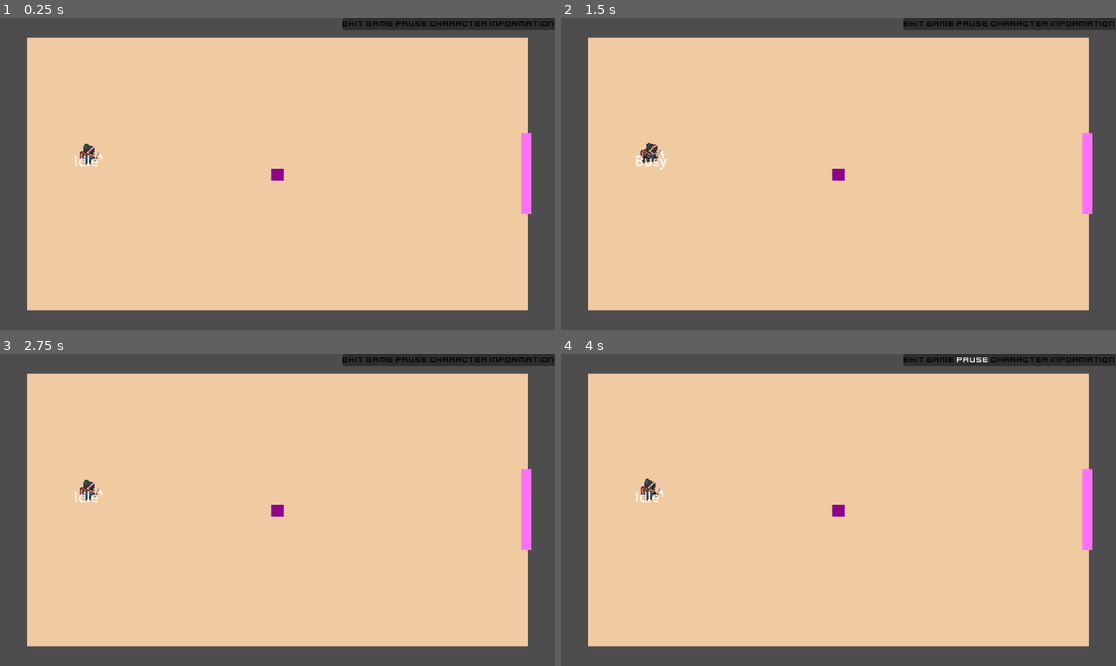
Above: before the commit, frames 1-4 (two rows, left to right).
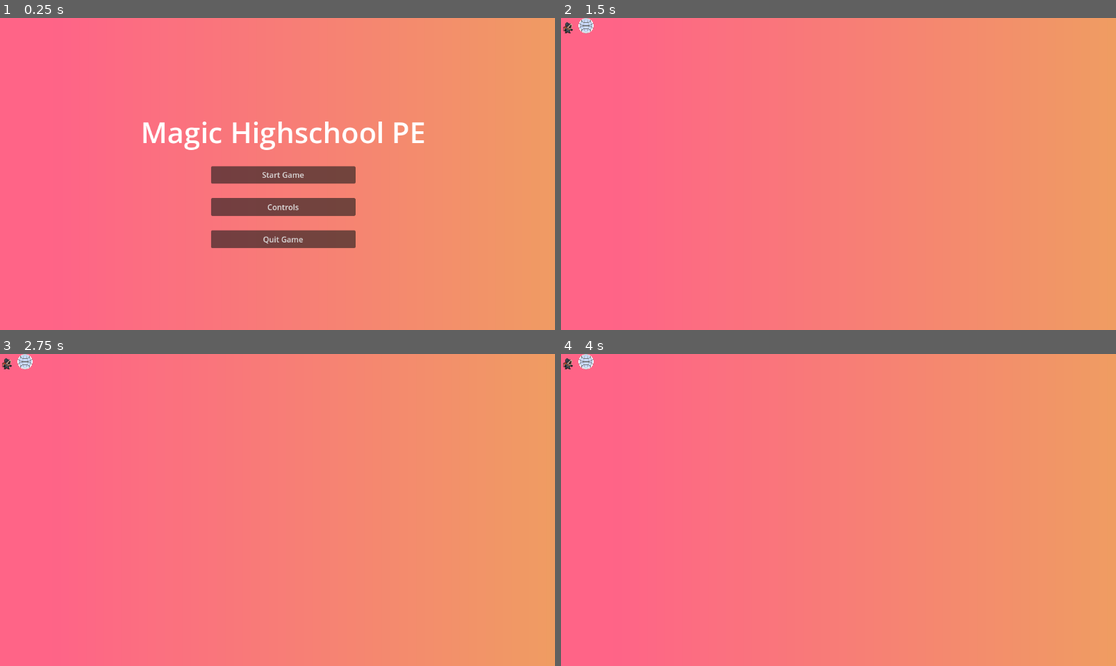
Above: after the commit, the same moments.

Repository: mabanana/MagicPE
Game: Godot game, scene res://Scenes/Menus/Main.tscn
Same seed, same stepped clock (60 frames per second), same inputs: the game is played once before the commit and once after it.
Inputs (mouse positions are in pixels of both pictures, inside the frame that each line leads up to):
- Up to frame 1 (0.25 s): no input
- Up to frame 2 (1.5 s): click (844, 205) at 0.5 s, where only the run after the commit has a clickable "Controls"; click (844, 174) at 1.25 s, where only the run after the commit has a clickable "Start Game"
- Up to frame 3 (2.75 s): click (5, 360) at 2.02 s
- Up to frame 4 (4 s): click (1054, 360) at 2.75 s, where only the run before the commit has a clickable "Character Information"; click (971, 360) at 3.5 s, where only the run before the commit has a clickable "Pause"

The runs differ from the first frame. In frame 1, 100% of the frame differs, in the area x 0-100%, y 0-100%; in frame 2, 100%; in frame 3, 100%; in frame 4, 100%.

Commit message:
Added Main Menu and Instancing

Diff:
--- /dev/null
+++ b/Assets/UI/GradientTexture.tres
@@ -0,0 +1,8 @@
+[gd_resource type="GradientTexture2D" load_steps=2 format=3 uid="uid://dj33aulbuedfk"]
+
+[sub_resource type="Gradient" id="Gradient_8nlb5"]
+offsets = PackedFloat32Array(0.0903226, 1)
+colors = PackedColorArray(1, 0.392157, 0.533333, 1, 0.941176, 0.611765, 0.388235, 1)
+
+[resource]
+gradient = SubResource("Gradient_8nlb5")
--- /dev/null
+++ b/Resources/AllCharAndModes.tres
@@ -0,0 +1,10 @@
+[gd_resource type="Resource" script_class="ResourceDict" load_steps=4 format=3 uid="uid://b8n2fxty2jrs4"]
+
+[ext_resource type="Script" path="res://Scripts/Resources/ResourceDict.gd" id="1_2gt2d"]
+[ext_resource type="Resource" uid="uid://bddl1wxkt3kxm" path="res://Resources/BackpackMan.tres" id="1_o8wot"]
+[ext_resource type="Resource" uid="uid://bcw6qgywnh5sj" path="res://Resources/Soccer.tres" id="2_hgc64"]
+
+[resource]
+script = ExtResource("1_2gt2d")
+characters = Array[Resource("res://Scripts/Resources/CharacterResource.gd")]([ExtResource("1_o8wot")])
+game_modes = Array[Resource("res://Scripts/Resources/GameMode.gd")]([ExtResource("2_hgc64")])
--- a/Resources/BackpackMan.tres
+++ b/Resources/BackpackMan.tres
@@ -1,11 +1,13 @@
-[gd_resource type="Resource" script_class="CharacterResource" load_steps=4 format=3 uid="uid://bddl1wxkt3kxm"]
+[gd_resource type="Resource" script_class="CharacterResource" load_steps=5 format=3 uid="uid://bddl1wxkt3kxm"]
 
 [ext_resource type="Script" path="res://Scripts/Resources/CharacterResource.gd" id="1_w5b5d"]
 [ext_resource type="PackedScene" uid="uid://cu1i4mg6turmk" path="res://Scenes/Components/backpack_man_animation_tree.tscn" id="1_wnqxm"]
 [ext_resource type="PackedScene" uid="uid://dy8wxelhw7hmu" path="res://Scenes/Components/trickster_component.tscn" id="2_j0s5l"]
+[ext_resource type="Texture2D" uid="uid://vcyuic2sqqw0" path="res://Assets/Sprites/reaper_icon.png" id="3_anfv2"]
 
 [resource]
 script = ExtResource("1_w5b5d")
 name = "Backpack Man"
 character_component = ExtResource("2_j0s5l")
 animation_tree = ExtResource("1_wnqxm")
+icon = ExtResource("3_anfv2")
--- a/Resources/Soccer.tres
+++ b/Resources/Soccer.tres
@@ -1,8 +1,9 @@
-[gd_resource type="Resource" script_class="GameMode" load_steps=5 format=3 uid="uid://bcw6qgywnh5sj"]
+[gd_resource type="Resource" script_class="GameMode" load_steps=6 format=3 uid="uid://bcw6qgywnh5sj"]
 
 [ext_resource type="PackedScene" uid="uid://dywh1r04mpf0h" path="res://Scenes/Components/soccer_component.tscn" id="1_8neqe"]
 [ext_resource type="Script" path="res://Scripts/Resources/GameMode.gd" id="1_cn5kc"]
 [ext_resource type="Resource" uid="uid://b5gulcgmgfwu5" path="res://Resources/SoccerBall.tres" id="2_ratat"]
+[ext_resource type="Texture2D" uid="uid://bftht6sy1lt3s" path="res://Assets/Sprites/SoccerBall.png" id="3_fcgtv"]
 [ext_resource type="PackedScene" uid="uid://d0feahrh5khsl" path="res://Scenes/Components/soccer_state_machine.tscn" id="3_vypx5"]
 
 [resource]
@@ -11,3 +12,4 @@
 game_component = ExtResource("1_8neqe")
 state_machine = ExtResource("3_vypx5")
 game_entities = Array[Resource("res://Scripts/Resources/GameEntity.gd")]([ExtResource("2_ratat")])
+icon = ExtResource("3_fcgtv")
--- a/Resources/SoccerBall.tres
+++ b/Resources/SoccerBall.tres
@@ -1,5 +1,6 @@
-[gd_resource type="Resource" script_class="GameEntity" load_steps=3 format=3 uid="uid://b5gulcgmgfwu5"]
+[gd_resource type="Resource" script_class="GameEntity" load_steps=4 format=3 uid="uid://b5gulcgmgfwu5"]
 
+[ext_resource type="Texture2D" uid="uid://bftht6sy1lt3s" path="res://Assets/Sprites/SoccerBall.png" id="1_3klmp"]
 [ext_resource type="Script" path="res://Scripts/Resources/GameEntity.gd" id="1_ld2uv"]
 [ext_resource type="PackedScene" uid="uid://lnfoibag74he" path="res://Scenes/Entities/Ball.tscn" id="1_y3d2s"]
 
@@ -7,3 +8,4 @@
 script = ExtResource("1_ld2uv")
 name = "Soccer Ball"
 scene = ExtResource("1_y3d2s")
+Sprite = ExtResource("1_3klmp")
--- a/Scenes/GameScenes/DefaultGameScene.gd
+++ b/Scenes/GameScenes/DefaultGameScene.gd
@@ -8,7 +8,7 @@
 # Called when the node enters the scene tree for the first time.
 func _ready():
 	game_mode = get_parent().game_mode
-	character = get_parent().character
+	character = get_parent().characters[0]
 
 	var player = backpackman.instantiate()
 	player.game_component_scene = game_mode.game_component
--- a/Scenes/GameScenes/Test1.tscn
+++ b/Scenes/GameScenes/Test1.tscn
@@ -52,6 +52,7 @@
 position = Vector2(-216, -27)
 
 [node name="CanvasLayer" type="CanvasLayer" parent="."]
+visible = false
 
 [node name="Control" type="Control" parent="CanvasLayer"]
 layout_mode = 3
--- /dev/null
+++ b/Scenes/Instances/GameInstance.tscn
@@ -0,0 +1,11 @@
+[gd_scene load_steps=3 format=3 uid="uid://dgokfj5jrgdx"]
+
+[ext_resource type="Script" path="res://Scripts/Resources/TestGameInstance.gd" id="1_jlq0v"]
+[ext_resource type="PackedScene" uid="uid://ib4xlod7bufl" path="res://Scenes/GameScenes/Test1.tscn" id="2_jlmy3"]
+
+[node name="GameInstance" type="Node"]
+process_mode = 1
+script = ExtResource("1_jlq0v")
+game_scene = ExtResource("2_jlmy3")
+
+[connection signal="child_exiting_tree" from="." to="." method="_on_child_exiting_tree"]
--- /dev/null
+++ b/Scenes/Instances/character_select_scene.tscn
@@ -0,0 +1,43 @@
+[gd_scene load_steps=5 format=3 uid="uid://2qjwalx2xb6f"]
+
+[ext_resource type="Script" path="res://Scripts/Defaults/CharacterSelectScene.gd" id="1_7k6io"]
+[ext_resource type="Resource" uid="uid://b8n2fxty2jrs4" path="res://Resources/AllCharAndModes.tres" id="2_yjtyu"]
+[ext_resource type="Texture2D" uid="uid://dj33aulbuedfk" path="res://Assets/UI/GradientTexture.tres" id="3_bglu2"]
+[ext_resource type="PackedScene" uid="uid://bf6jdkwvgdf5b" path="res://Scenes/UI/SelectionGridButton.tscn" id="4_j4fjp"]
+
+[node name="CharacterSelectScene" type="Node2D" node_paths=PackedStringArray("characters_grid", "game_modes_grid", "continue_button")]
+script = ExtResource("1_7k6io")
+char_mode_resource = ExtResource("2_yjtyu")
+grid_item_scene = ExtResource("4_j4fjp")
+characters_grid = NodePath("CanvasLayer/TextureRect/HBoxContainer/CharactersGrid")
+game_modes_grid = NodePath("CanvasLayer/TextureRect/HBoxContainer/GameModesGrid")
+continue_button = NodePath("CanvasLayer/TextureRect/HBoxContainer/ContinueButton")
+
+[node name="CanvasLayer" type="CanvasLayer" parent="."]
+
+[node name="TextureRect" type="TextureRect" parent="CanvasLayer"]
+anchors_preset = 15
+anchor_right = 1.0
+anchor_bottom = 1.0
+grow_horizontal = 2
+grow_vertical = 2
+texture = ExtResource("3_bglu2")
+
+[node name="HBoxContainer" type="HBoxContainer" parent="CanvasLayer/TextureRect"]
+layout_mode = 0
+offset_right = 40.0
+offset_bottom = 40.0
+
+[node name="CharactersGrid" type="GridContainer" parent="CanvasLayer/TextureRect/HBoxContainer"]
+layout_mode = 2
+columns = 2
+
+[node name="GameModesGrid" type="GridContainer" parent="CanvasLayer/TextureRect/HBoxContainer"]
+layout_mode = 2
+columns = 2
+
+[node name="ContinueButton" type="Button" parent="CanvasLayer/TextureRect/HBoxContainer"]
+layout_mode = 2
+text = "Continue"
+
+[connection signal="pressed" from="CanvasLayer/TextureRect/HBoxContainer/ContinueButton" to="." method="_on_continue_button_pressed"]
--- /dev/null
+++ b/Scenes/Main.gd
@@ -0,0 +1,24 @@
+extends Node2D
+class_name MainRoot
+
+@export var game_manager: GameManager
+var is_paused: bool = true
+
+
+func _ready():
+	get_tree().paused = true
+
+
+func _unhandled_key_input(event):
+	print("Main: unhandled input detected, tree paused is ", is_paused)
+	if event.is_action_released("ui_cancel") and game_manager.has_node("GameInstance"):
+		toggle_pause()
+
+func toggle_pause(toggle_to = null):
+	if toggle_to:
+		get_tree().paused = toggle_to
+		is_paused = toggle_to
+	else:
+		get_tree().paused = not get_tree().paused
+		is_paused = get_tree().paused
+	print("GameManager: Pause is toggled to ", is_paused)
--- a/Scenes/Menus/Main.tscn
+++ b/Scenes/Menus/Main.tscn
@@ -1,15 +1,88 @@
-[gd_scene load_steps=5 format=3 uid="uid://dt51w17dqwmnj"]
+[gd_scene load_steps=7 format=3 uid="uid://dt51w17dqwmnj"]
 
-[ext_resource type="Script" path="res://Scripts/Resources/TestGameInstance.gd" id="1_1rq7v"]
-[ext_resource type="PackedScene" uid="uid://ib4xlod7bufl" path="res://Scenes/GameScenes/Test1.tscn" id="2_676c6"]
-[ext_resource type="Resource" uid="uid://bcw6qgywnh5sj" path="res://Resources/Soccer.tres" id="2_n4gt1"]
-[ext_resource type="Resource" uid="uid://bddl1wxkt3kxm" path="res://Resources/BackpackMan.tres" id="3_1vkc7"]
+[ext_resource type="Script" path="res://Scenes/Main.gd" id="1_smpd1"]
+[ext_resource type="Script" path="res://Scripts/Defaults/GameManager.gd" id="2_jkftq"]
+[ext_resource type="PackedScene" uid="uid://dgokfj5jrgdx" path="res://Scenes/Instances/GameInstance.tscn" id="3_petj2"]
+[ext_resource type="PackedScene" uid="uid://2qjwalx2xb6f" path="res://Scenes/Instances/character_select_scene.tscn" id="3_yuvu1"]
+[ext_resource type="Texture2D" uid="uid://dj33aulbuedfk" path="res://Assets/UI/GradientTexture.tres" id="4_im08t"]
+[ext_resource type="Script" path="res://Scenes/Menus/MainMenu.gd" id="5_f1ivd"]
 
-[node name="Main" type="Node2D"]
+[node name="Main" type="Node2D" node_paths=PackedStringArray("game_manager")]
+process_mode = 3
+script = ExtResource("1_smpd1")
+game_manager = NodePath("GameManager")
 
-[node name="GameInstance" type="Node" parent="."]
-script = ExtResource("1_1rq7v")
-game_mode = ExtResource("2_n4gt1")
-character = ExtResource("3_1vkc7")
+[node name="GameManager" type="Node" parent="."]
+script = ExtResource("2_jkftq")
+game_instance_scene = ExtResource("3_petj2")
+character_select_scene = ExtResource("3_yuvu1")
 
-[node name="Test1" parent="GameInstance" instance=ExtResource("2_676c6")]
+[node name="CanvasLayer" type="CanvasLayer" parent="."]
+
+[node name="Panel" type="TextureRect" parent="CanvasLayer"]
+anchors_preset = 15
+anchor_right = 1.0
+anchor_bottom = 1.0
+offset_right = 24.0
+offset_bottom = 24.0
+grow_horizontal = 2
+grow_vertical = 2
+texture = ExtResource("4_im08t")
+script = ExtResource("5_f1ivd")
+
+[node name="PanelContainer" type="Control" parent="CanvasLayer/Panel"]
+layout_mode = 1
+anchors_preset = 8
+anchor_left = 0.5
+anchor_top = 0.5
+anchor_right = 0.5
+anchor_bottom = 0.5
+grow_horizontal = 2
+grow_vertical = 2
+
+[node name="VBoxContainer2" type="VBoxContainer" parent="CanvasLayer/Panel/PanelContainer"]
+layout_mode = 1
+anchors_preset = 8
+anchor_left = 0.5
+anchor_top = 0.5
+anchor_right = 0.5
+anchor_bottom = 0.5
+offset_left = -150.0
+offset_top = -76.5
+offset_right = 150.0
+offset_bottom = 76.5
+grow_horizontal = 2
+grow_vertical = 2
+theme_override_constants/separation = 30
+
+[node name="Label" type="Label" parent="CanvasLayer/Panel/PanelContainer/VBoxContainer2"]
+layout_mode = 2
+theme_override_font_sizes/font_size = 60
+text = "Magic Highschool PE"
+horizontal_alignment = 1
+vertical_alignment = 1
+
+[node name="VBoxContainer" type="VBoxContainer" parent="CanvasLayer/Panel/PanelContainer/VBoxContainer2"]
+custom_minimum_size = Vector2(300, 170)
+layout_mode = 2
+size_flags_horizontal = 4
+theme_override_constants/separation = 30
+
+[node name="Start" type="Button" parent="CanvasLayer/Panel/PanelContainer/VBoxContainer2/VBoxContainer"]
+layout_mode = 2
+size_flags_vertical = 3
+text = "Start Game
+"
+
+[node name="Controls" type="Button" parent="CanvasLayer/Panel/PanelContainer/VBoxContainer2/VBoxContainer"]
+layout_mode = 2
+size_flags_vertical = 3
+text = "Controls"
+
+[node name="Quit" type="Button" parent="CanvasLayer/Panel/PanelContainer/VBoxContainer2/VBoxContainer"]
+layout_mode = 2
+size_flags_vertical = 3
+text = "Quit Game
+"
+
+[connection signal="pressed" from="CanvasLayer/Panel/PanelContainer/VBoxContainer2/VBoxContainer/Start" to="GameManager" method="_on_start_pressed"]
--- /dev/null
+++ b/Scenes/Menus/MainMenu.gd
@@ -0,0 +1,12 @@
+extends TextureRect
+
+
+# Called when the node enters the scene tree for the first time.
+func _ready():
+	pass
+# Called every frame. 'delta' is the elapsed time since the previous frame.
+func _process(delta):
+	if get_tree().paused:
+		show()
+	else:
+		hide()
--- /dev/null
+++ b/Scenes/UI/SelectionGridButton.tscn
@@ -0,0 +1,10 @@
+[gd_scene load_steps=3 format=3 uid="uid://bf6jdkwvgdf5b"]
+
+[ext_resource type="Script" path="res://Scripts/UI/SelectionGridItem.gd" id="1_kla0n"]
+[ext_resource type="Resource" uid="uid://bddl1wxkt3kxm" path="res://Resources/BackpackMan.tres" id="2_t8q3c"]
+
+[node name="TextureButton" type="TextureButton"]
+script = ExtResource("1_kla0n")
+resource = ExtResource("2_t8q3c")
+
+[connection signal="pressed" from="." to="." method="_on_pressed"]
--- /dev/null
+++ b/Scripts/Defaults/CharacterSelectScene.gd
@@ -0,0 +1,45 @@
+extends Node2D
+class_name CharacterSelect
+@export var char_mode_resource: ResourceDict
+@export var grid_item_scene: PackedScene
+
+var all_char: Array[CharacterResource]
+var all_modes: Array[GameMode]
+var selected_mode: GameMode
+var selected_chars: Array[CharacterResource]
+
+@export var characters_grid: GridContainer
+@export var game_modes_grid: GridContainer
+@export var continue_button: Button
+
+func _ready():
+	continue_button.hide()
+	all_modes = char_mode_resource.game_modes
+	all_char = char_mode_resource.characters
+	for mode in all_modes:
+		var new_item = grid_item_scene.instantiate()
+		new_item.resource = mode
+		game_modes_grid.add_child(new_item)
+	for char in all_char:
+		var new_item = grid_item_scene.instantiate()
+		new_item.resource = char
+		characters_grid.add_child(new_item)
+
+func select(resource: Resource):
+	if resource is GameMode:
+		selected_mode = resource
+		print("CharacterSelect: ", resource.name, " added to mode selection")
+	elif resource is CharacterResource:
+		if resource not in selected_chars:
+			selected_chars.append(resource)
+			print("CharacterSelect: ", resource.name, " added to character selection")
+	print("CharacterSelect: selected mode,chars = ", selected_mode, selected_chars)
+# Called every frame. 'delta' is the elapsed time since the previous frame.
+func _process(delta):
+	if selected_mode and len(selected_chars) > 0:
+		continue_button.show()
+
+
+func _on_continue_button_pressed():
+	get_parent().create_game_instance(selected_chars, selected_mode)
+	queue_free()
--- /dev/null
+++ b/Scripts/Defaults/GameManager.gd
@@ -0,0 +1,21 @@
+extends Node
+class_name GameManager
+
+@export var game_instance_scene: PackedScene
+@export var character_select_scene: PackedScene
+
+func create_game_instance(characters:Array[CharacterResource], game_mode:GameMode):
+	var game_instance = game_instance_scene.instantiate()
+	game_instance.game_mode = game_mode
+	game_instance.characters = characters
+	add_child(game_instance)
+
+func create_character_select_instance():
+	var new_scene = character_select_scene.instantiate()
+	add_child(new_scene)
+
+
+func _on_start_pressed():
+	print("GameManager: Start Button Pressed")
+	create_character_select_instance()
+	get_parent().toggle_pause(false)
--- a/Scripts/Resources/CharacterResource.gd
+++ b/Scripts/Resources/CharacterResource.gd
@@ -4,6 +4,7 @@
 @export var name: String
 @export var character_component: PackedScene
 @export var animation_tree: PackedScene
+@export var icon: Texture
 var resources_dir: String = "res://Resources/"
 #@export var skin
 
--- a/Scripts/Resources/GameEntity.gd
+++ b/Scripts/Resources/GameEntity.gd
@@ -3,3 +3,4 @@
 
 @export var name: String
 @export var scene: PackedScene
+@export var Sprite: Texture
--- a/Scripts/Resources/GameMode.gd
+++ b/Scripts/Resources/GameMode.gd
@@ -7,3 +7,4 @@
 @export var state_machine: PackedScene
 
 @export var game_entities: Array[GameEntity]
+@export var icon: Texture
--- /dev/null
+++ b/Scripts/Resources/ResourceDict.gd
@@ -0,0 +1,5 @@
+extends Resource
+class_name ResourceDict
+
+@export var characters: Array[CharacterResource]
+@export var game_modes: Array[GameMode]
--- a/Scripts/Resources/TestGameInstance.gd
+++ b/Scripts/Resources/TestGameInstance.gd
@@ -1,6 +1,16 @@
 extends Node
 class_name GameInstance
 
-@export var game_mode: GameMode
-@export var character: CharacterResource
+@export var game_scene: PackedScene
+var game_mode: GameMode
+var characters: Array[CharacterResource]
 var game_map
+
+func _ready():
+	var new_scene = game_scene.instantiate()
+	add_child(new_scene)
+
+
+func _on_child_exiting_tree(node):
+	if get_child_count() == 0:
+		queue_free()
--- /dev/null
+++ b/Scripts/UI/SelectionGridItem.gd
@@ -0,0 +1,27 @@
+extends TextureButton
+class_name SelectionGridItem
+@export var resource: Resource
+
+
+# Called when the node enters the scene tree for the first time.
+func _ready():
+	texture_normal = resource.icon
+
+
+# Called every frame. 'delta' is the elapsed time since the previous frame.
+func _process(delta):
+	pass
+
+
+func _on_pressed():
+	print("SelectionGridItem: button pressed, this button is for ", resource.name)
+	get_scene().select(resource)
+
+
+func get_scene(node = self, scene_type = "CharacterSelectScene"):
+	var parent = node.get_parent()
+	print(parent.name)
+	if parent.name == scene_type:
+		return parent
+	else:
+		return get_scene(parent, scene_type)
Binary file added: Assets/Sprites/SoccerBall.png
Not shown, added: Assets/Sprites/SoccerBall.png.import
Binary file added: Assets/Sprites/reaper_icon.png
Not shown, added: Assets/Sprites/reaper_icon.png.import
Not shown: 1 places in Scenes/Instances/test_game_instance.tscn that only renumber resources
